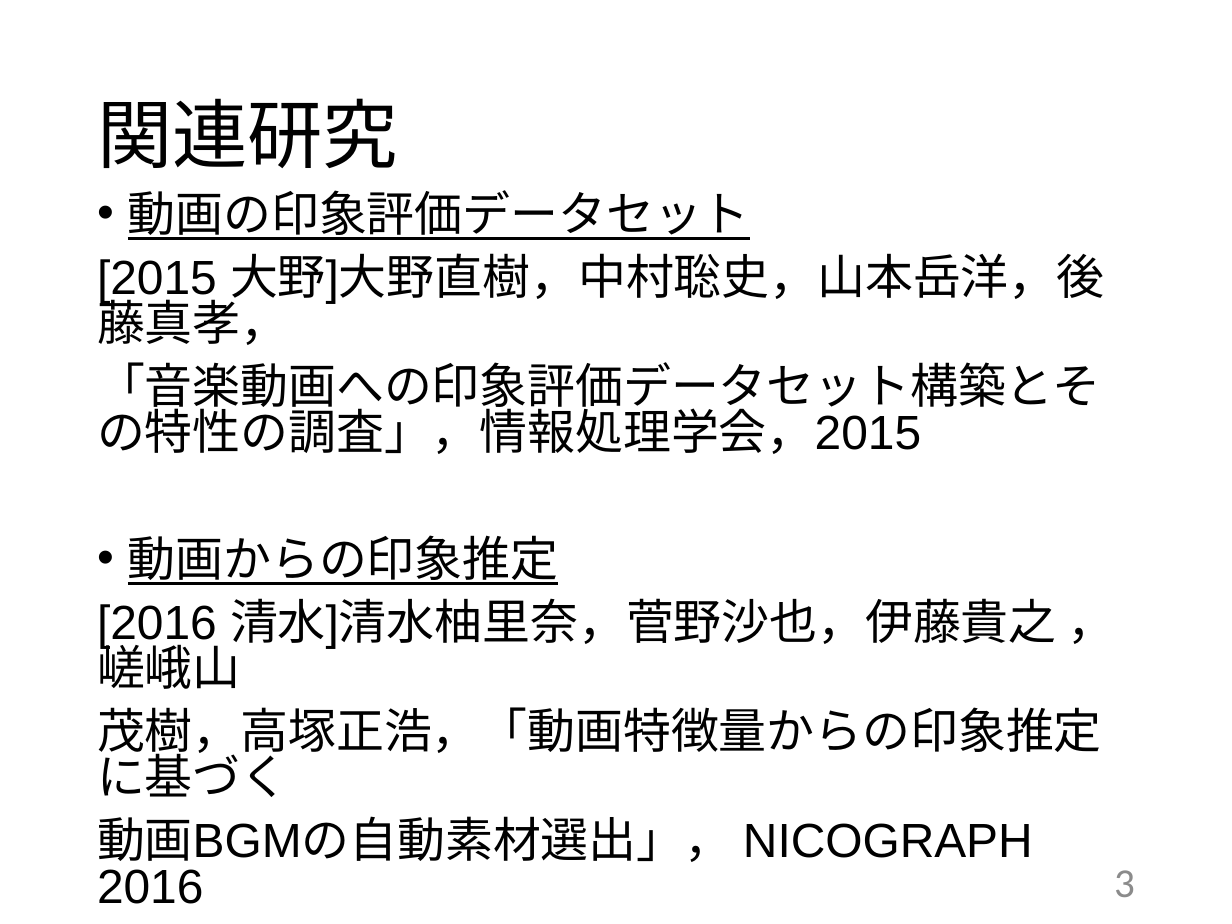
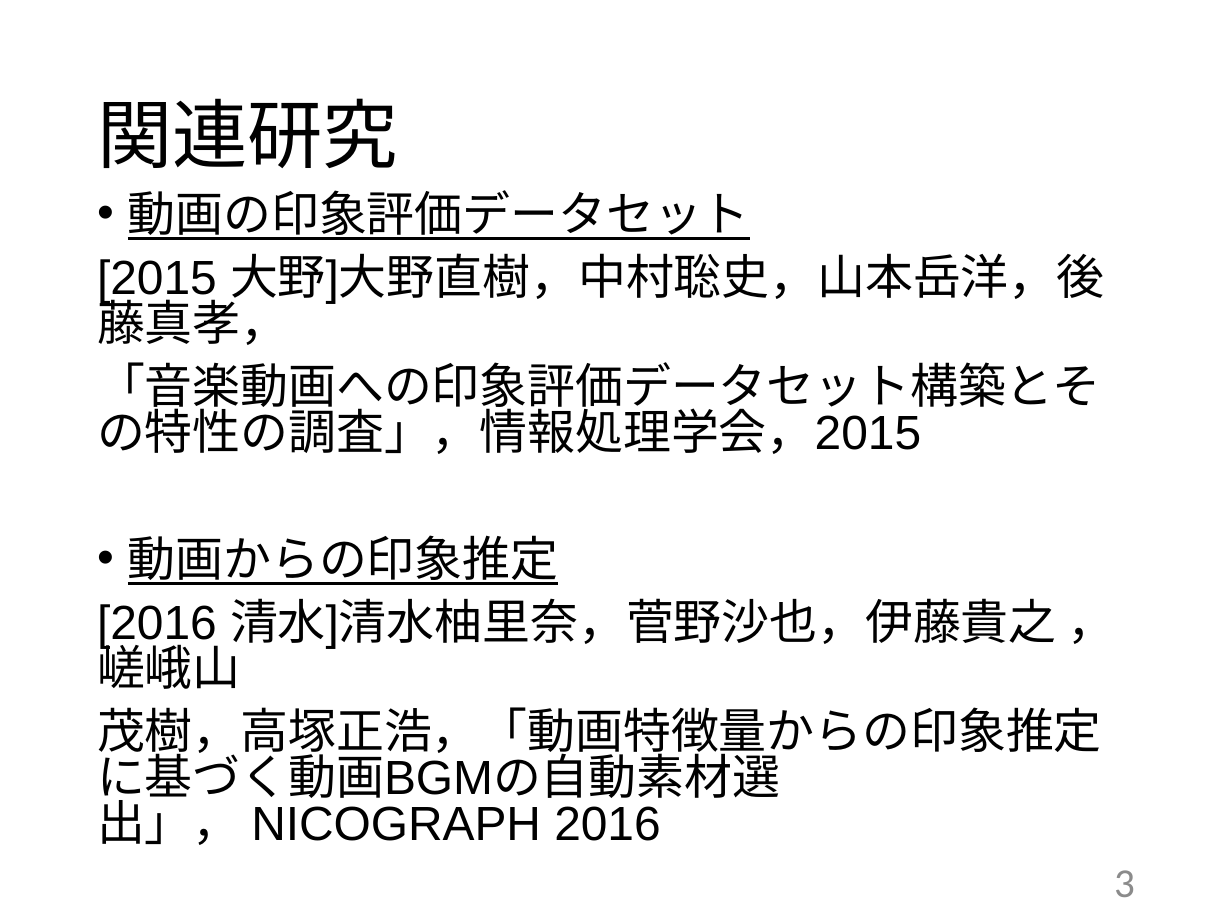
Before and after one commit to kait-takanolab/1821144-yoshii-thesis, a slide deck: slide 3 of 発表用スライド/1821144_yoshii_thesis_ver.pptx. Drawn at 1232x924 pixels with LibreOffice and Linux fonts; fonts in the diff are those of the drawing. Boxes give left, top, right and bottom in pixels: in the first picture for what was removed or moved away, otherwise in the second. Text is boxed around its words. In the diff, an @@ line names an element or a change of style, - is before the commit and + after.

```diff
--- a/発表用スライド/1821144_yoshii_thesis_ver.pptx
+++ b/発表用スライド/1821144_yoshii_thesis_ver.pptx
@@ text at box(97, 707, 1102, 845): text changed @@
-茂樹，高塚正浩，「動画特徴量からの印象推定に基づく
-動画BGMの自動素材選出」， NICOGRAPH 2016
+茂樹，高塚正浩，「動画特徴量からの印象推定に基づく動画BGMの自動素材選出」， NICOGRAPH 2016
```
Also in this commit, not shown: 4 other slides changed, 5 other files.
